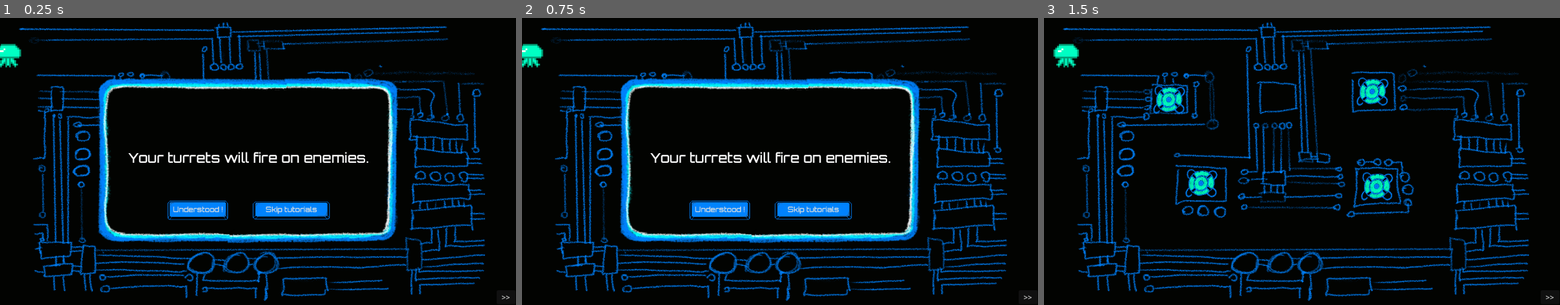
Above: before the commit, frames 1-3 (left to right).
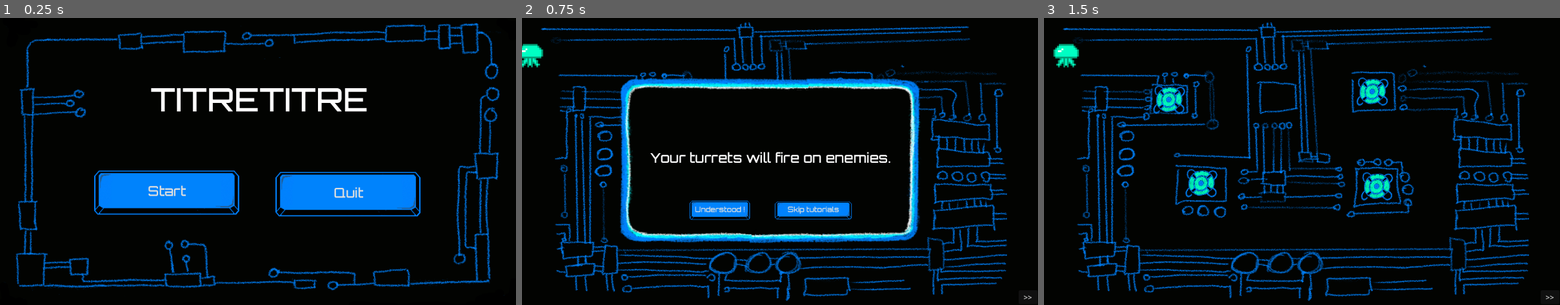
Above: after the commit, the same moments.

Repository: pbagnoud/minijam183
Game: Godot game, scene res://Scenes/start_screen.tscn
Two runs of this game, one before a commit and one after it. Both use one fixed random seed, a clock stepped at 60 frames per second and the inputs below. Before the commit the project starts from res://Scenes/main.tscn.
Inputs (mouse positions are in pixels of both pictures, inside the frame that each line leads up to):
- Up to frame 1 (0.25 s): no input
- Up to frame 2 (0.75 s): click (687, 193) at 0.5 s, where only the run after the commit has a clickable "Start"
- Up to frame 3 (1.5 s): click "Understood !" at 1.25 s

The runs differ from the first frame. In frame 1, 30% of the frame differs, in the area x 0-99%, y 1-99%; in frame 2, nothing differs; in frame 3, nothing differs.

Commit message:
capped enemy life

Diff:
--- a/minijam183/Scenes/end_screen.tscn
+++ b/minijam183/Scenes/end_screen.tscn
@@ -21,6 +21,7 @@
 texture = ExtResource("2_8yanq")
 
 [node name="Label" type="Label" parent="."]
+layout_mode = 0
 offset_left = 336.0
 offset_top = 160.0
 offset_right = 822.0
@@ -31,6 +32,7 @@
 text = "Well Played !"
 
 [node name="ButtonQuit" type="Button" parent="."]
+layout_mode = 0
 offset_left = 614.0
 offset_top = 324.0
 offset_right = 942.0
@@ -40,6 +42,7 @@
 text = "Quit"
 
 [node name="ButtonRestart" type="Button" parent="."]
+layout_mode = 0
 offset_left = 228.0
 offset_top = 323.0
 offset_right = 556.0
--- a/minijam183/Scripts/path_2d.gd
+++ b/minijam183/Scripts/path_2d.gd
@@ -39,7 +39,7 @@
 	spawntime=1-pow(.8*wave_id/(3+MAX_WAVE),2)
 
 func _update_life_ennemies(wave_id:int):
-	current_pv = pv_min + int(0.3*wave_id)
+	current_pv = min(pv_min + int(0.3*wave_id),4)
 
 func new_round(wave_id:int, skip_tuto:bool)->float:
 	_generate_wave(wave_id)
--- a/minijam183/project.godot
+++ b/minijam183/project.godot
@@ -11,7 +11,7 @@
 [application]
 
 config/name="minijam183"
-run/main_scene="uid://cmncqxuqr8v2a"
+run/main_scene="uid://ddqsy7wjxblkj"
 config/features=PackedStringArray("4.4", "Forward Plus")
 config/icon="res://icon.svg"
 
